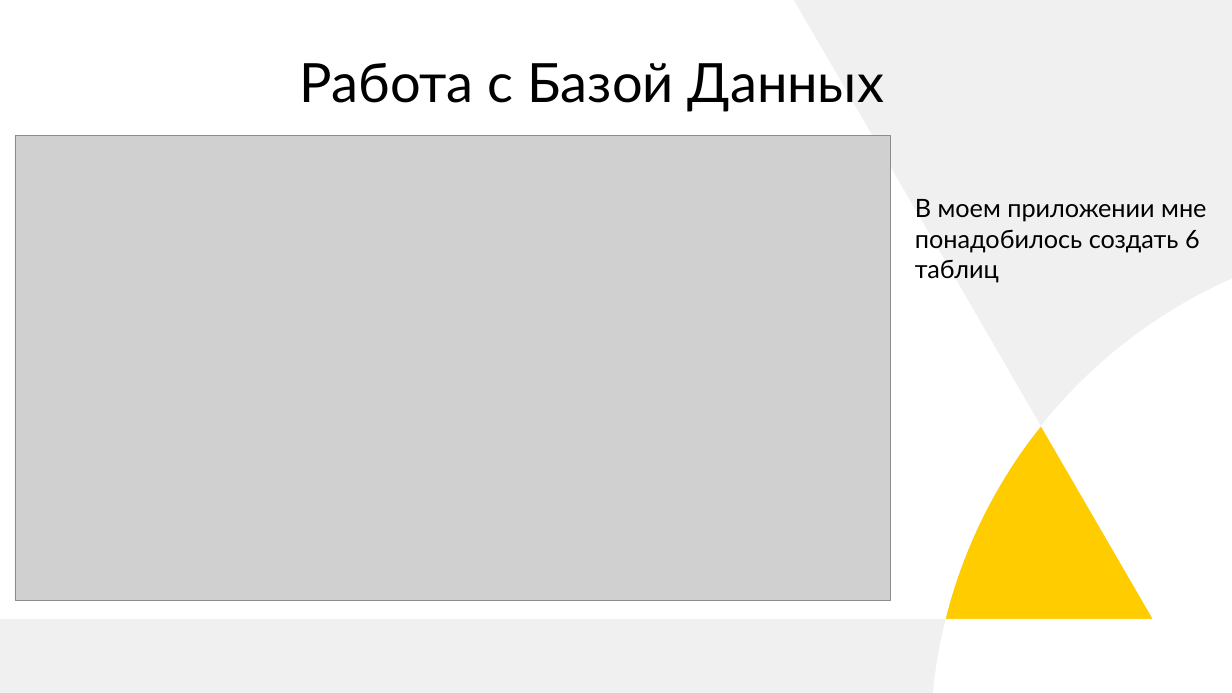
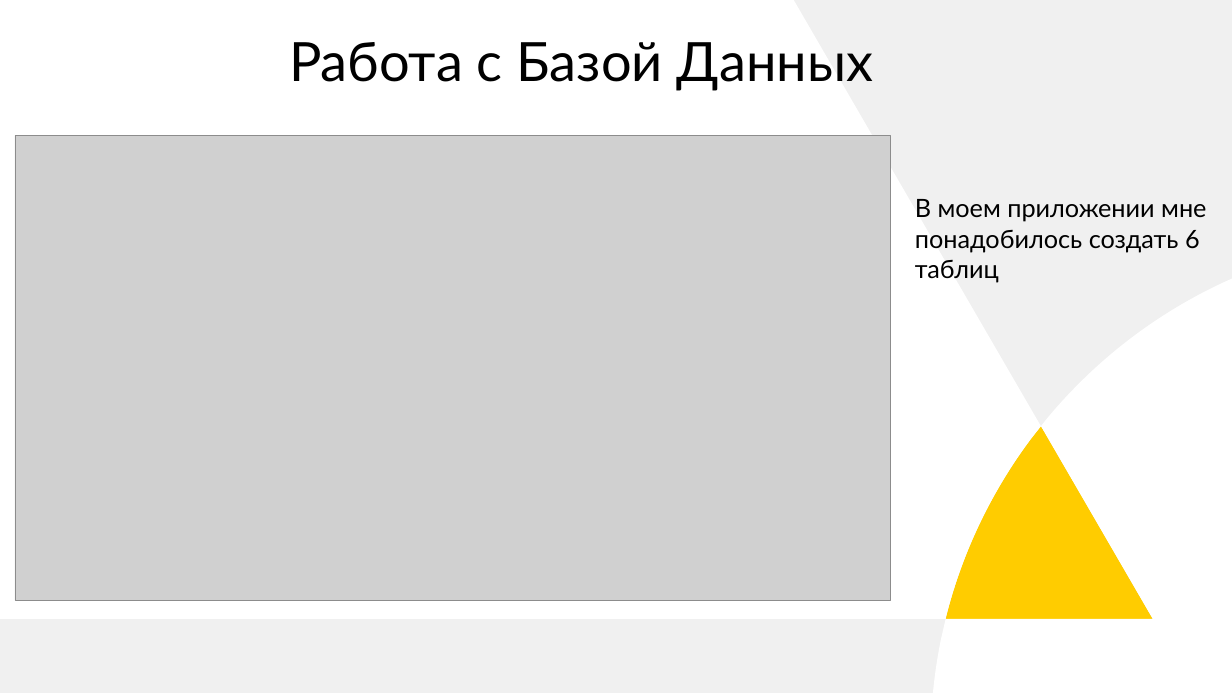
Before and after one commit to aikarimovvw/Library_System-QtProject, a slide deck: slide 5 of Documentation/Презентация SyrezLib.pptx. Drawn at 1232x693 pixels with LibreOffice and Linux fonts; fonts in the diff are those of the drawing; grey boxes stand for pictures. Boxes give left, top, right and bottom in pixels: in the first picture for what was removed or moved away, otherwise in the second. Text is boxed around its words. In the diff, an @@ line names an element or a change of style, - is before the commit and + after.

```diff
--- a/Documentation/Презентация SyrezLib.pptx
+++ b/Documentation/Презентация SyrezLib.pptx
@@ title "Работа с Базой Данных": place and size @@
-title "Работа с Базой Данных" at bbox=[300, 63, 884, 112]
+title "Работа с Базой Данных" at bbox=[289, 42, 873, 91]
```
Also in this commit, not shown: 3 other slides changed, 1 slide added.
